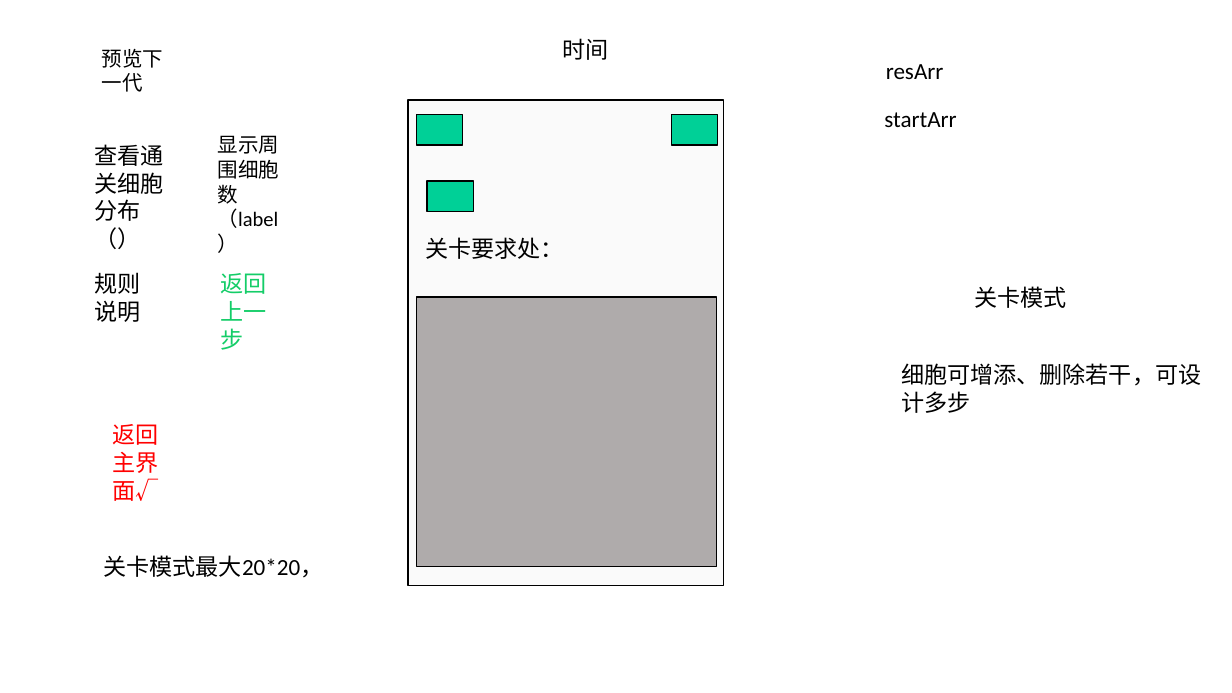
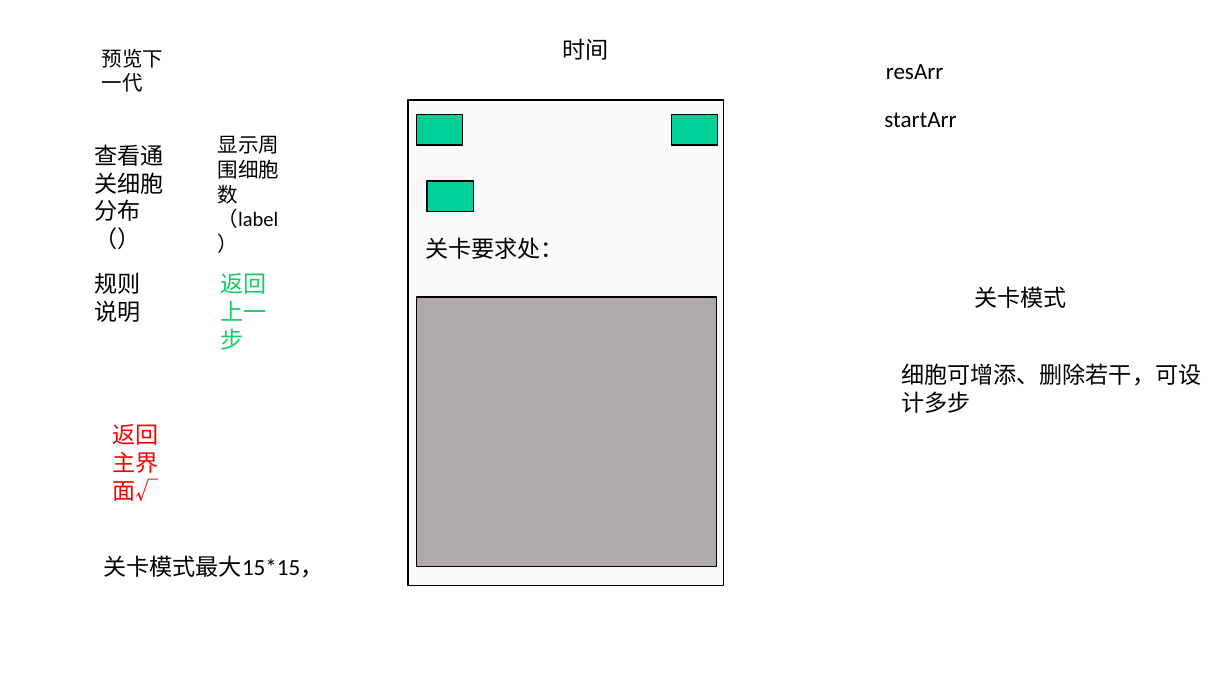
Before and after one commit to GameOfLife9/ConwayGameOfLife, a slide deck: slide 2 of 方案.pptx. Drawn at 1232x693 pixels with LibreOffice and Linux fonts; fonts in the diff are those of the drawing. Boxes give left, top, right and bottom in pixels: in the first picture for what was removed or moved away, otherwise in the second. Text is boxed around its words. In the diff, an @@ line names an element or a change of style, - is before the commit and + after.

```diff
--- a/方案.pptx
+++ b/方案.pptx
@@ text at [103, 555, 323, 578]: text changed @@
-关卡模式最大20*20，
+关卡模式最大15*15，
```
Also in this commit, not shown: 4 other files.
